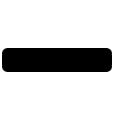
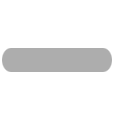
Two versions of the same layered image (w=114, h=120). Layer-by-layer changes:
added group "White" with 2 layers above "Black" over 2, 48, 112, 72
added layer "Minus" (1st of 2, in "White") in group "White" over 2, 48, 112, 72
moved "Minus" (2nd of 2, in "Black") into group "Black" over 2, 48, 112, 72
